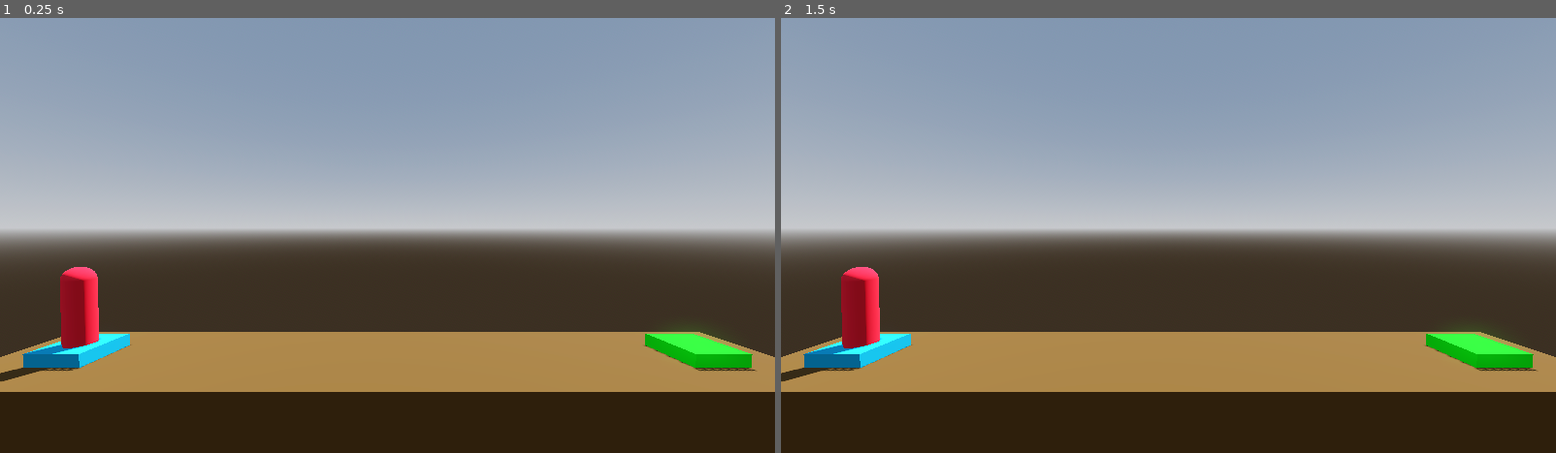
Above: before the commit, frames 1-2 (left to right).
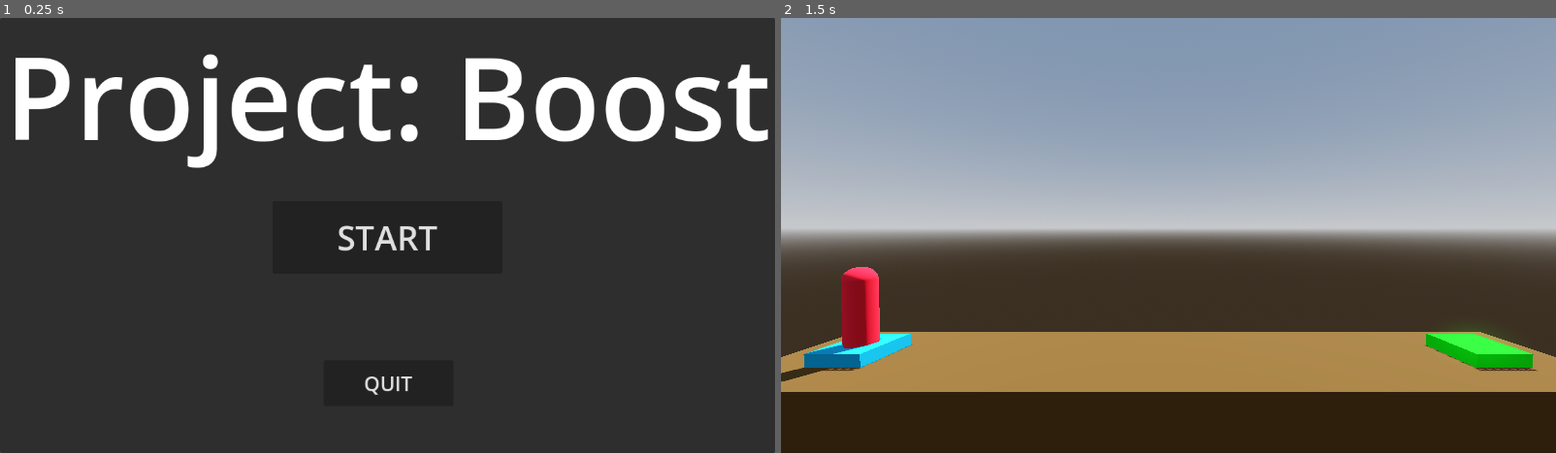
Above: after the commit, the same moments.

Repository: DrDuckson/Project_Boost
Game: Godot game, scene res://scenes/main_menu.tscn
Two runs of this game, one before a commit and one after it. Both use one fixed random seed, a clock stepped at 60 frames per second and the inputs below. Before the commit the project starts from res://scenes/level.tscn.
Inputs (mouse positions are in pixels of both pictures, inside the frame that each line leads up to):
- Up to frame 1 (0.25 s): no input
- Up to frame 2 (1.5 s): click (1168, 235) at 0.5 s, where only the run after the commit has a clickable "START"; tap Enter at 1.25 s; hold D (move_right) from 1.28 s (still down)

The runs differ from the first frame. In frame 1, 84% of the frame differs, in the area x 0-100%, y 0-100%; in frame 2, nothing differs.

Commit message:
Added main menu to game

Diff:
--- a/project.godot
+++ b/project.godot
@@ -11,7 +11,7 @@
 [application]
 
 config/name="Project_Boost"
-run/main_scene="res://scenes/level.tscn"
+run/main_scene="res://scenes/main_menu.tscn"
 config/features=PackedStringArray("4.2", "Forward Plus")
 config/icon="res://icon.svg"
 
--- /dev/null
+++ b/scenes/main_menu.tscn
@@ -0,0 +1,62 @@
+[gd_scene load_steps=2 format=3 uid="uid://dxuvoksp0o7ps"]
+
+[ext_resource type="Script" path="res://scripts/main_menu.gd" id="1_2nt48"]
+
+[node name="MainMenu" type="Control"]
+layout_mode = 3
+anchors_preset = 15
+anchor_right = 1.0
+anchor_bottom = 1.0
+grow_horizontal = 2
+grow_vertical = 2
+script = ExtResource("1_2nt48")
+
+[node name="Panel" type="Panel" parent="."]
+layout_mode = 1
+anchors_preset = 15
+anchor_right = 1.0
+anchor_bottom = 1.0
+grow_horizontal = 2
+grow_vertical = 2
+
+[node name="StartGame" type="Button" parent="."]
+layout_mode = 1
+anchors_preset = 5
+anchor_left = 0.5
+anchor_right = 0.5
+offset_left = -171.0
+offset_top = 273.0
+offset_right = 171.0
+offset_bottom = 381.0
+grow_horizontal = 2
+theme_override_font_sizes/font_size = 50
+text = "START"
+
+[node name="QuitGame" type="Button" parent="."]
+layout_mode = 1
+anchors_preset = 8
+anchor_left = 0.5
+anchor_top = 0.5
+anchor_right = 0.5
+anchor_bottom = 0.5
+offset_left = -95.0
+offset_top = 186.0
+offset_right = 98.0
+offset_bottom = 254.0
+grow_horizontal = 2
+grow_vertical = 2
+theme_override_font_sizes/font_size = 30
+text = "QUIT"
+
+[node name="Label" type="Label" parent="."]
+layout_mode = 1
+anchors_preset = 10
+anchor_right = 1.0
+offset_bottom = 178.0
+grow_horizontal = 2
+theme_override_font_sizes/font_size = 170
+text = "Project: Boost"
+horizontal_alignment = 1
+
+[connection signal="pressed" from="StartGame" to="." method="_on_start_game_pressed"]
+[connection signal="pressed" from="QuitGame" to="." method="_on_quit_game_pressed"]
--- /dev/null
+++ b/scripts/main_menu.gd
@@ -0,0 +1,8 @@
+extends Control
+
+
+func _on_start_game_pressed() -> void:
+	get_tree().change_scene_to_file("res://scenes/level.tscn")
+
+func _on_quit_game_pressed() -> void:
+	get_tree().quit()
